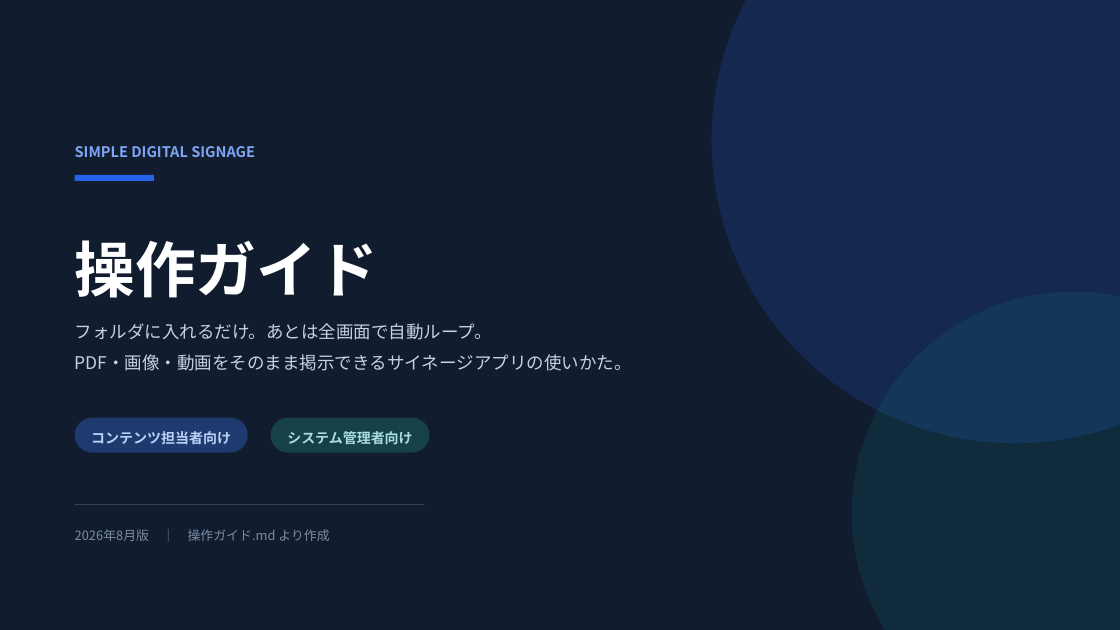
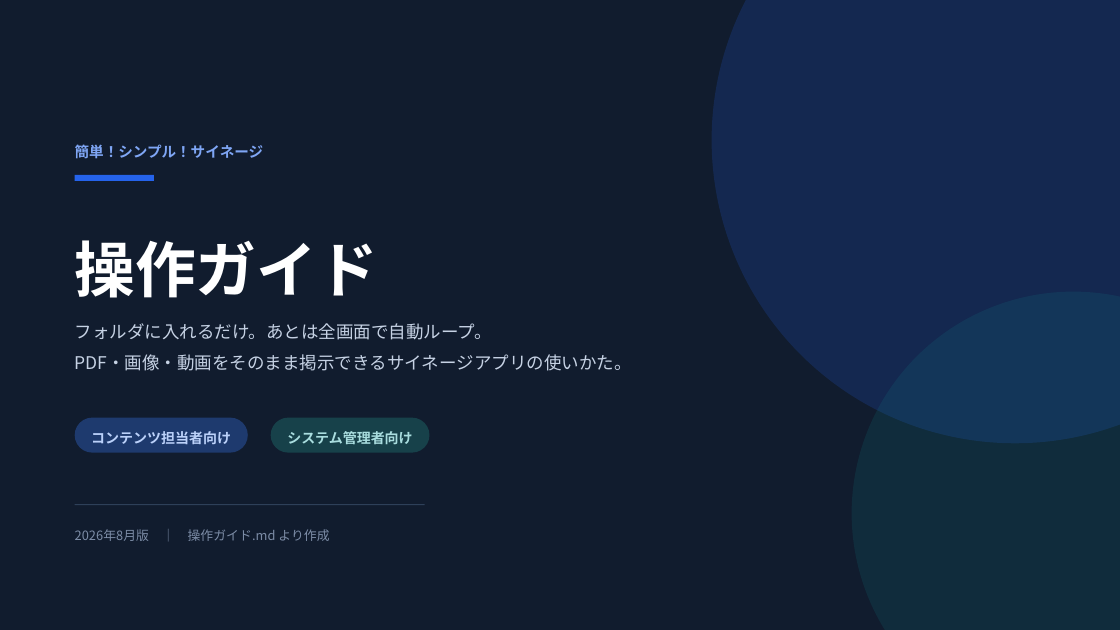
Before and after one commit to kamanori3/SimpleDigitalSignage, a slide deck: slide 1 of docs/操作ガイド.pptx. Drawn at 1120x630 pixels with LibreOffice and Linux fonts; fonts in the diff are those of the drawing. Boxes give left, top, right and bottom in pixels: in the first picture for what was removed or moved away, otherwise in the second. Text is boxed around its words. In the diff, an @@ line names an element or a change of style, - is before the commit and + after.

```diff
--- a/docs/操作ガイド.pptx
+++ b/docs/操作ガイド.pptx
@@ text at [75, 144, 264, 159]: text changed @@
-SIMPLE DIGITAL SIGNAGE
+簡単！シンプル！サイネージ
```
Also in this commit, not shown: 18 other slides changed, 13 other files.
